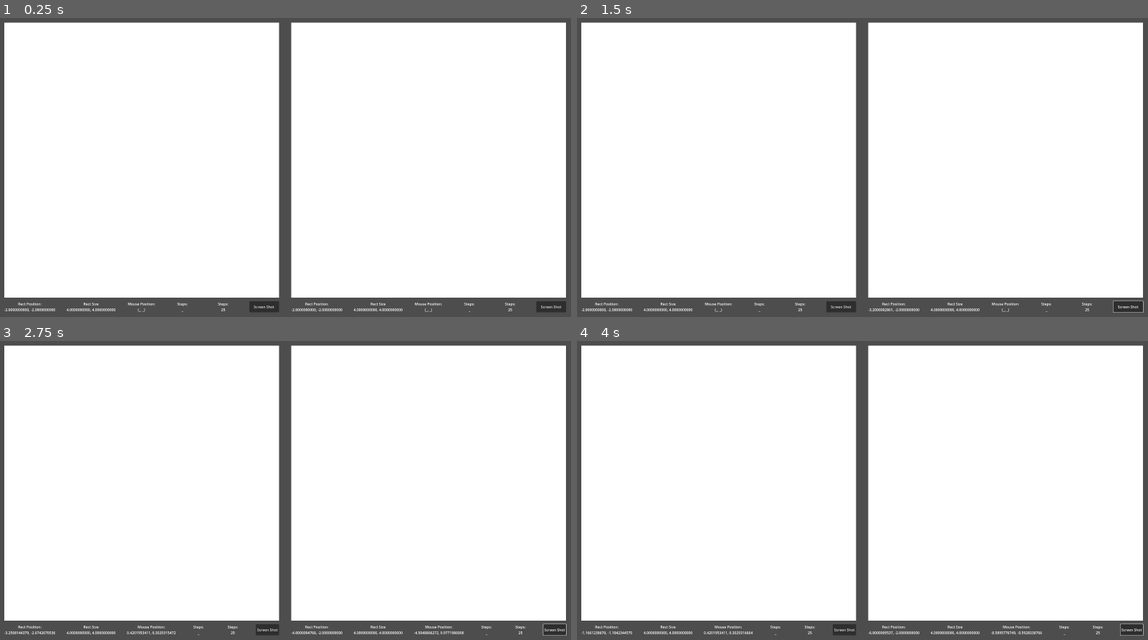
Above: before the commit, frames 1-4 (two rows, left to right).
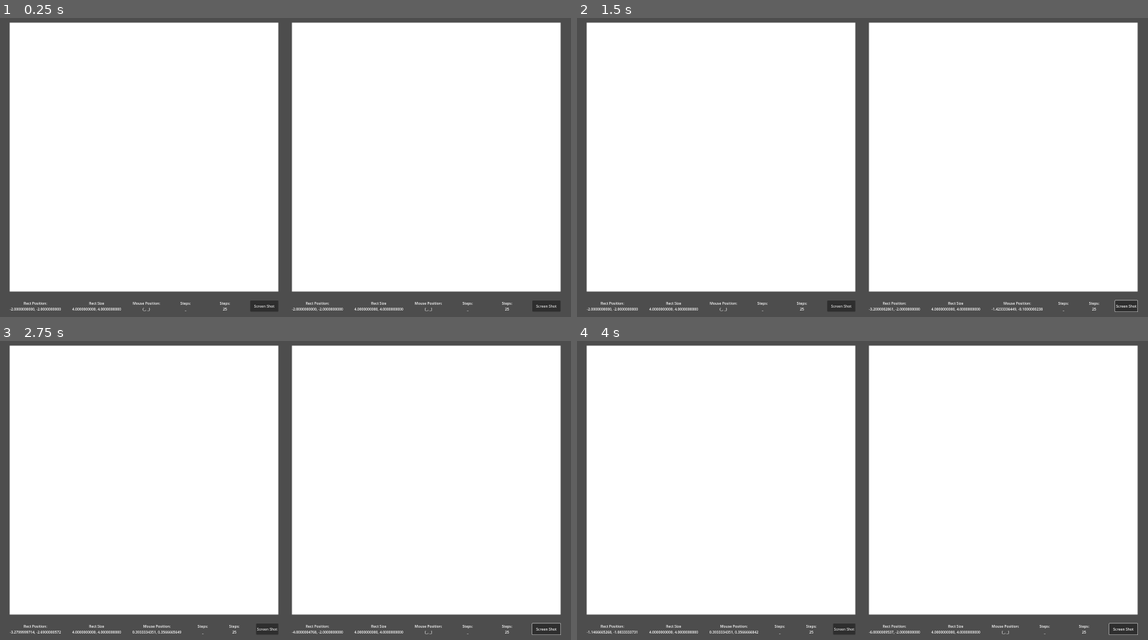
Above: after the commit, the same moments.

Repository: kirkatia98/mandelbrot
Game: Godot game, scene res://root.tscn
Same seed, same stepped clock (60 frames per second), same inputs: the game is played once before the commit and once after it.
Inputs (mouse positions are in pixels of both pictures, inside the frame that each line leads up to):
- Up to frame 1 (0.25 s): no input
- Up to frame 2 (1.5 s): click "Screen Shot" at 0.5 s; tap Enter at 1.25 s; move the mouse to (988, 149) at 1.27 s; hold Right (ui_right) from 1.28 s (still down); click (988, 149) at 1.42 s
- Up to frame 3 (2.75 s): release Right (ui_right) at 2 s; tap Space at 2 s; drag from (171, 505) to (256, 550) at 2.02 s
- Up to frame 4 (4 s): tap Enter at 2.75 s; move the mouse to (919, 421) at 2.77 s; hold Right (ui_right) 2.78-3.5 s; click (919, 421) at 2.92 s; tap Space at 3.5 s; drag from (833, 550) to (691, 442) at 3.52 s

The runs differ from the first frame. In frame 1, 5.1% of the frame differs, in the area x 0-100%, y 1-99%; in frame 2, 5.2%; in frame 3, 5.3%; in frame 4, 5.3%.

Commit message:
bug using get_rect instead of subviewport.get_rect

Diff:
--- a/debug_hints.gd
+++ b/debug_hints.gd
@@ -27,11 +27,10 @@
 
 		# if in the code, get the local mouse position and scale it to the display size
 		var local_mouse = f.get_local_mouse_position()
-		var global_mouse = f.get_global_mouse_position()
 
-		var screen_rect = f.get_rect()
+		var screen_rect = f.get_screen_rect()
 
-		if(screen_rect.has_point(global_mouse)):
+		if(screen_rect.has_point(local_mouse)):
 			var mouse_position = f.local_to_shader(local_mouse)
 			mp_text = fmt_str % [mouse_position.x, mouse_position.y]
 
--- a/fractal.gd
+++ b/fractal.gd
@@ -7,6 +7,8 @@
 @export var pan_speed : float = 0.1
 @export var zoom_speed : float = 0.95
 @export var margin : int = 25
+
+@export var subviewport : SubViewportContainer
 
 @export var shader_material : ShaderMaterial :
 	set(val):
@@ -43,10 +45,12 @@
 @onready var old_pos : Vector2
 @onready var old_mouse : Vector2
 
+func get_screen_rect():
+	return subviewport.get_rect()
 
 # convert local coordinates to coordinates used in the shader
 func local_to_shader(local : Vector2):
-	local /= get_rect().size
+	local /= get_screen_rect().size
 	local *= rect_size
 	local += rect_position
 
@@ -64,7 +68,7 @@
 # drag and zoom input using a mouse
 func _input(event):
 	var local_mouse = get_local_mouse_position()
-	var screen_rect = get_rect()
+	var screen_rect = get_screen_rect()
 
 	# shrink the actionable area by margin to prevent errant input
 	if(!screen_rect.grow(-margin).has_point(local_mouse)):
@@ -73,6 +77,7 @@
 		dragging = false
 		update_labels.emit()
 		return
+
 
 	var old_center: Vector2 = 0.5 * rect_size + rect_position
 
--- a/fractal.tscn
+++ b/fractal.tscn
@@ -11,7 +11,7 @@
 [sub_resource type="ShaderMaterial" id="ShaderMaterial_0p81i"]
 resource_local_to_scene = true
 
-[node name="Fractal" type="Control"]
+[node name="Fractal" type="Control" node_paths=PackedStringArray("subviewport")]
 layout_mode = 3
 anchors_preset = 15
 anchor_right = 1.0
@@ -20,6 +20,7 @@
 grow_vertical = 2
 size_flags_vertical = 3
 script = ExtResource("2_cw1qa")
+subviewport = NodePath("SubViewportContainer")
 shader_material = ExtResource("2_mqpwo")
 palette_image = ExtResource("3_4js3f")
 
@@ -27,6 +28,7 @@
 resources = [PackedStringArray("sample", "shader"), [ExtResource("4_lsovt"), SubResource("ShaderMaterial_0p81i")]]
 
 [node name="SubViewportContainer" type="SubViewportContainer" parent="."]
+custom_minimum_size = Vector2(100, 100)
 layout_mode = 1
 anchors_preset = 15
 anchor_right = 1.0
@@ -44,7 +46,6 @@
 
 [node name="Screen" type="ColorRect" parent="SubViewportContainer/SubViewport"]
 material = ExtResource("2_mqpwo")
-custom_minimum_size = Vector2(100, 100)
 anchors_preset = 15
 anchor_right = 1.0
 anchor_bottom = 1.0
@@ -53,6 +54,7 @@
 mouse_default_cursor_shape = 13
 
 [node name="Boundary Coordinates" type="MarginContainer" parent="." node_paths=PackedStringArray("f", "TL", "TR", "BR", "BL")]
+visible = false
 layout_mode = 1
 anchors_preset = 15
 anchor_right = 1.0
@@ -127,7 +129,7 @@
 anchor_right = 1.0
 anchor_bottom = 1.0
 offset_top = 50.0
-offset_bottom = 75.0
+offset_bottom = 100.0
 grow_horizontal = 2
 grow_vertical = 0
 theme_override_constants/margin_top = 10
--- a/root.tscn
+++ b/root.tscn
@@ -36,42 +36,39 @@
 grow_horizontal = 2
 grow_vertical = 2
 script = ExtResource("1_wsftv")
-Mandlebrot = NodePath("HBoxContainer/Mandlebrot/Fractal")
-Julia = NodePath("HBoxContainer/Julia/Fractal")
+Mandlebrot = NodePath("MarginContainer/HBoxContainer/Mandlebrot")
+Julia = NodePath("MarginContainer/HBoxContainer/Julia")
 
 [node name="ResourcePreloader" type="ResourcePreloader" parent="."]
 resources = [PackedStringArray("julia", "lib", "mandlebrot", "sample", "shader"), [ExtResource("2_on53s"), ExtResource("6_wh37j"), ExtResource("7_ivmpv"), ExtResource("2_03xxk"), SubResource("ShaderMaterial_0p81i")]]
 
-[node name="HBoxContainer" type="HBoxContainer" parent="."]
+[node name="MarginContainer" type="MarginContainer" parent="."]
 layout_mode = 1
 anchors_preset = 15
 anchor_right = 1.0
 anchor_bottom = 1.0
 grow_horizontal = 2
 grow_vertical = 2
+size_flags_horizontal = 3
+theme_override_constants/margin_left = 50
+theme_override_constants/margin_top = 50
+theme_override_constants/margin_right = 50
+theme_override_constants/margin_bottom = 127
 
-[node name="Mandlebrot" type="MarginContainer" parent="HBoxContainer"]
+[node name="HBoxContainer" type="HBoxContainer" parent="MarginContainer"]
+layout_mode = 2
+theme_override_constants/separation = 60
+
+[node name="Mandlebrot" parent="MarginContainer/HBoxContainer" instance=ExtResource("2_45h1s")]
 layout_mode = 2
 size_flags_horizontal = 3
-theme_override_constants/margin_left = 25
-theme_override_constants/margin_top = 50
-theme_override_constants/margin_right = 25
-theme_override_constants/margin_bottom = 99
-
-[node name="Fractal" parent="HBoxContainer/Mandlebrot" instance=ExtResource("2_45h1s")]
-layout_mode = 2
+margin = 25
 shader_material = SubResource("ShaderMaterial_84hul")
 palette_image = ExtResource("7_covh1")
 
-[node name="Julia" type="MarginContainer" parent="HBoxContainer"]
+[node name="Julia" parent="MarginContainer/HBoxContainer" instance=ExtResource("2_45h1s")]
 layout_mode = 2
 size_flags_horizontal = 3
-theme_override_constants/margin_left = 25
-theme_override_constants/margin_top = 50
-theme_override_constants/margin_right = 25
-theme_override_constants/margin_bottom = 99
-
-[node name="Fractal" parent="HBoxContainer/Julia" instance=ExtResource("2_45h1s")]
-layout_mode = 2
+margin = 25
 shader_material = SubResource("ShaderMaterial_ke88p")
 palette_image = ExtResource("7_covh1")
